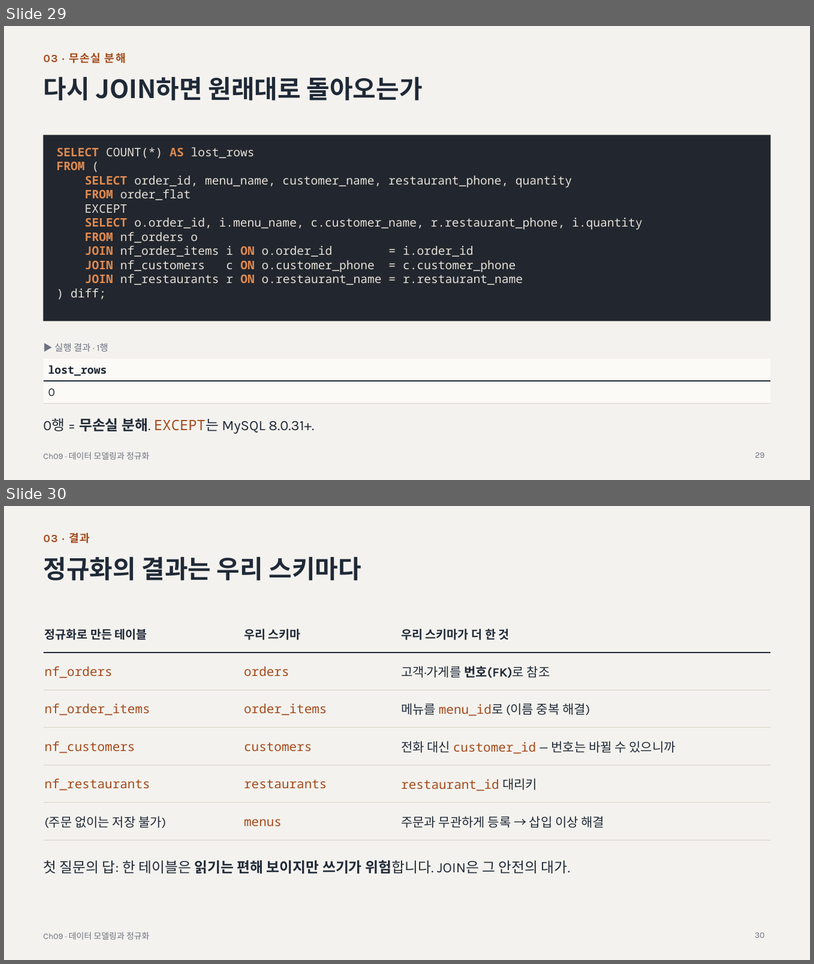
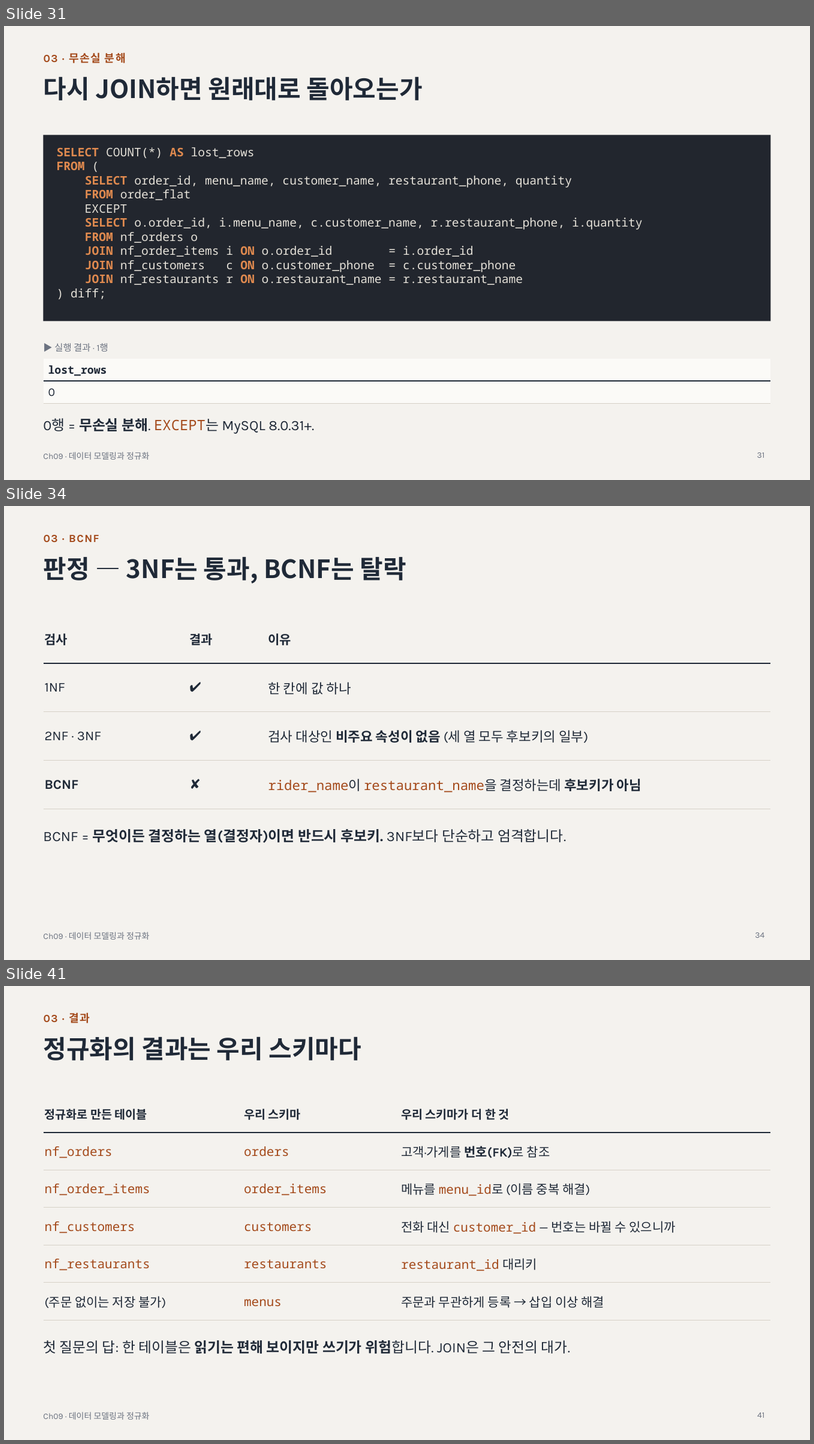
Before and after one commit to minjae0529-blip/DB-STUDY, a slide deck: chapters/ch09-modeling-normalization/ch09-slides.pptx. Shown one above the other, each under a label of ours: slides 29 and 30 before the commit, slides 31, 34 and 41 after it; the slides between them are not shown. The pictures are 814x964 and 814x1444 pixels, drawn with LibreOffice and Linux fonts; fonts in the diff are those of the drawing. Boxes give left, top, right and bottom in pixels: in the first picture for what was removed or moved away, otherwise in the second. Text is boxed around its words. In the diff, an @@ line names an element or a change of style, - is before the commit and + after.

Commit message:
docs & feat: Ch09 정규화(1NF~BCNF) 및 Ch10 뷰·인덱스·EXPLAIN 실습 쿼리와 README 정리

```diff
--- a/chapters/ch09-modeling-normalization/ch09-slides.pptx
+++ b/chapters/ch09-modeling-normalization/ch09-slides.pptx
@@ slide 34 added at [4,506,810,960], background #F4F2EE; not listed: 1 template element that a slide beside it also shows @@
@@ text added at [44,535,99,543], 13 pt, text #A44A1B, bold @@
+03 · BCNF
@@ title added at [44,557,407,583], 30 pt, text #1F2937, bold @@
+판정 — 3NF는 통과, BCNF는 탈락
@@ table added at [44,615,771,844], 4 rows, 3 columns @@
+검사 | 결과 | 이유
+1NF | ✔ | 한 칸에 값 하나
+2NF · 3NF | ✔ | 검사 대상인 비주요 속성이 없음 (세 열 모두 후보키의 일부)
+BCNF | ✘ | rider_name이 restaurant_name을 결정하는데 후보키가 아님
@@ text added at [43,829,566,843], 17 pt, text #1F2937, bold @@
+BCNF = 무엇이든 결정하는 열(결정자)이면 반드시 후보키. 3NF보다 단순하고 엄격합니다.
@@ page number added at [755,932,765,937], 10 pt, text #6B7280 @@
+34
@@ what was slide 29 is now slide 31 @@
@@ page number at [758,452,765,457]: text changed @@
-29
+31
@@ what was slide 30 is now slide 41 @@
@@ page number at [758,1412,765,1417]: text changed @@
-30
+41
```
Also in this commit, not shown: 4 slides changed, 10 other slides added, 11 other files.
